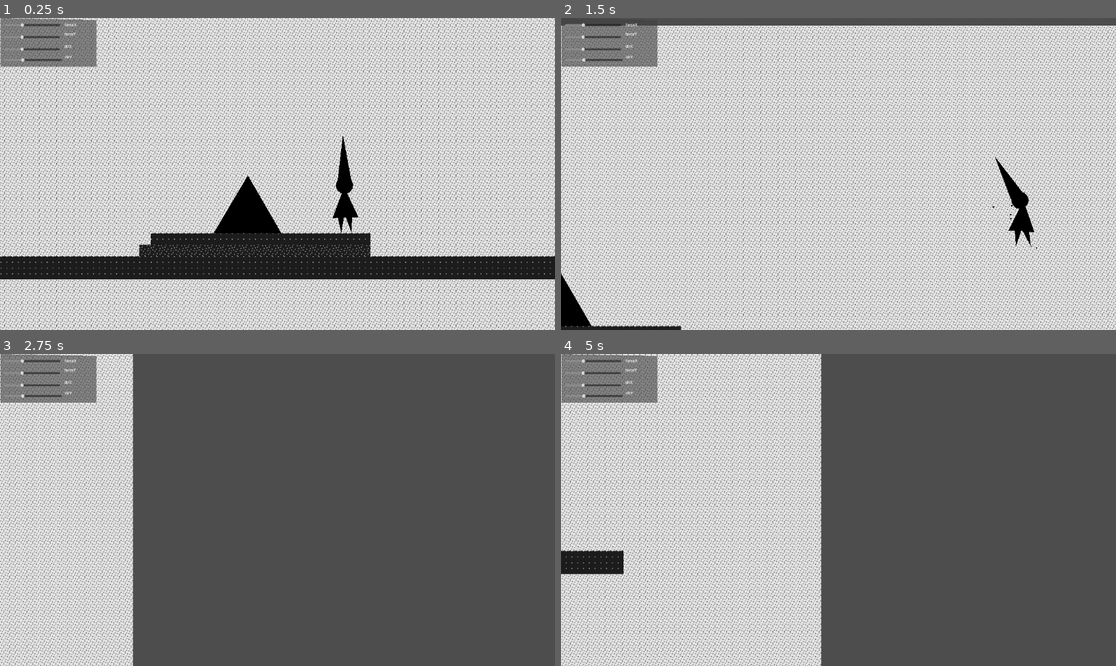
Above: before the commit, frames 1-4 (two rows, left to right).
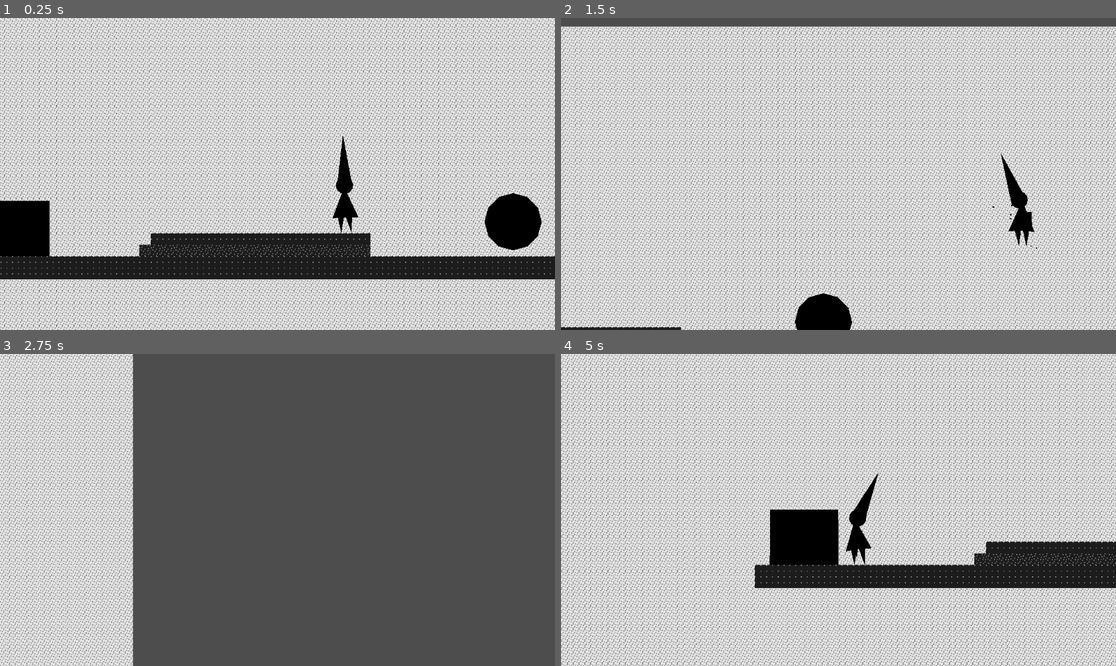
Above: after the commit, the same moments.

Repository: sciamop/circle-triangle-square
Game: Godot game, scene res://Scenes/game.tscn
The game is run twice, just before and just after one commit, with the same random seed, the same clock (stepped at 60 frames per second) and the same inputs.
Inputs:
- Up to frame 1 (0.25 s): no input
- Up to frame 2 (1.5 s): hold Right (move_right) 0.53-1.28 s; tap Ctrl (slash) at 0.6 s; tap Space (jump) at 0.77 s; hold Left (move_left) from 1.28 s (still down); tap Shift (dash) at 1.35 s
- Up to frame 3 (2.75 s): tap Space (jump) at 1.52 s; tap Ctrl (slash) at 1.55, 2.1 s; release Left (move_left) at 2.03 s; hold Right (move_right) from 2.03 s (still down)
- Up to frame 4 (5 s): tap Ctrl (slash) at 2.85, 3.8, 4.35 s; tap Space (jump) at 3.02, 3.77, 4.52 s; release Right (move_right) at 3.53 s; hold Left (move_left) from 3.53 s (still down); tap Shift (dash) at 3.6 s

The runs differ from the first frame. In frame 1, 6.8% of the frame differs, in the area x 0-98%, y 0-77%; in frame 2, 41%; in frame 3, 2.6%; in frame 4, 76%, in the area x 0-100%, y 0-100%.
Error after the commit: Invalid call. Nonexistent function 'pause_game' in base 'Node2D'. (res://Scripts/armHurtBox.gd:35)

Commit message:
more fixes for physics, added (bad) pause on hit, multiple placeholder enemies

Diff:
--- a/Scenes/enemy.tscn
+++ b/Scenes/enemy.tscn
@@ -1,31 +1,20 @@
-[gd_scene load_steps=3 format=3 uid="uid://ciw2l5tkuxw2a"]
+[gd_scene load_steps=2 format=3 uid="uid://ciw2l5tkuxw2a"]
 
 [ext_resource type="Script" uid="uid://cqmtny1pndhcu" path="res://Scripts/enemy.gd" id="1_hghv2"]
-
-[sub_resource type="ConvexPolygonShape2D" id="ConvexPolygonShape2D_ne65n"]
-points = PackedVector2Array(-47.5601, 14.8945, 43.3325, 14.8945, -2.11378, -21.1005)
 
 [node name="enemy" type="RigidBody2D"]
 collision_layer = 4
 collision_mask = 3
-mass = 0.93
-gravity_scale = 0.88
-center_of_mass_mode = 1
-center_of_mass = Vector2(0, -20.41)
 can_sleep = false
-lock_rotation = true
-continuous_cd = 1
 script = ExtResource("1_hghv2")
 
 [node name="Polygon2D" type="Polygon2D" parent="."]
 position = Vector2(1, -36)
 scale = Vector2(1.21055, 3.84702)
 color = Color(0, 0, 0, 1)
-polygon = PackedVector2Array(-39.6514, 18.9757, 38.8253, 18.9757, 0, -2.07953)
+polygon = PackedVector2Array(-39.6514, 18.9757, 38.8253, 18.9757, 38.8253, -1.55965, -38.8253, -1.55965)
 
-[node name="CollisionShape2D" type="CollisionShape2D" parent="."]
+[node name="CollisionShape2D" type="CollisionPolygon2D" parent="."]
 position = Vector2(3, 1)
 scale = Vector2(0.946172, 2.417)
-shape = SubResource("ConvexPolygonShape2D_ne65n")
-
-[connection signal="body_entered" from="." to="." method="_on_body_entered"]
+polygon = PackedVector2Array(-51.7876, -17.3769, -50.7307, 14.067, 46.5032, 14.067, 47.5601, -17.3769)
--- a/Scenes/enemy02.tscn
+++ b/Scenes/enemy02.tscn
@@ -1,9 +1,24 @@
-[gd_scene load_steps=2 format=3 uid="uid://bobxhelcghu6i"]
+[gd_scene load_steps=3 format=3 uid="uid://bobxhelcghu6i"]
 
-[sub_resource type="RectangleShape2D" id="RectangleShape2D_6yr2a"]
+[ext_resource type="Script" uid="uid://cqmtny1pndhcu" path="res://Scripts/enemy.gd" id="1_nd410"]
+[ext_resource type="Script" uid="uid://y63jp0cst87s" path="res://Scripts/polygon_2d.gd" id="1_yic74"]
 
-[node name="enemy" type="Area2D"]
+[node name="enemy" type="RigidBody2D"]
+collision_layer = 4
 collision_mask = 3
+can_sleep = false
+script = ExtResource("1_nd410")
 
-[node name="CollisionShape2D" type="CollisionShape2D" parent="."]
-shape = SubResource("RectangleShape2D_6yr2a")
+[node name="HeadPolygon" type="Polygon2D" parent="."]
+position = Vector2(2.28882e-05, 1)
+scale = Vector2(3.3, 3.3)
+color = Color(0, 0, 0, 1)
+polygon = PackedVector2Array(12, 0, 10.3923, 6, 6, 10.3923, 7.34764e-16, 12, -6, 10.3923, -10.3923, 6, -12, 1.46953e-15, -10.3923, -6, -6, -10.3923, -2.20429e-15, -12, 6, -10.3923, 10.3923, -6)
+script = ExtResource("1_yic74")
+radius = 12.0
+segments = 12
+
+[node name="HeadPolygon2" type="CollisionPolygon2D" parent="."]
+position = Vector2(2.28882e-05, 1)
+scale = Vector2(3.3, 3.3)
+polygon = PackedVector2Array(12, 0, 10.3923, 6, 6, 10.3923, 7.34764e-16, 12, -6, 10.3923, -10.3923, 6, -12, 1.46953e-15, -10.3923, -6, -6, -10.3923, -2.20429e-15, -12, 6, -10.3923, 10.3923, -6)
--- a/Scenes/game.tscn
+++ b/Scenes/game.tscn
@@ -1,10 +1,12 @@
-[gd_scene load_steps=9 format=4 uid="uid://1jgi6tcbrn7v"]
+[gd_scene load_steps=11 format=4 uid="uid://1jgi6tcbrn7v"]
 
 [ext_resource type="Texture2D" uid="uid://43q28fbloexy" path="res://Sprites/1x16_tiles-trimmed.png" id="1_8ruqu"]
+[ext_resource type="Script" uid="uid://l3cbc1e4asf3" path="res://Scripts/game_manager.gd" id="1_wowpa"]
 [ext_resource type="PackedScene" uid="uid://bmlknwmevbp4p" path="res://Scenes/player.tscn" id="2_a8p0r"]
 [ext_resource type="PackedScene" uid="uid://ciw2l5tkuxw2a" path="res://Scenes/enemy.tscn" id="3_wrm1d"]
 [ext_resource type="PackedScene" uid="uid://dl0ufnqft2gc1" path="res://Scenes/killzone.tscn" id="4_3dryh"]
-[ext_resource type="PackedScene" uid="uid://ch4o0guerbahn" path="res://Scenes/UI.tscn" id="5_wowpa"]
+[ext_resource type="PackedScene" uid="uid://bqns8dt1qoxtw" path="res://Scenes/enemy03.tscn" id="6_1l0tm"]
+[ext_resource type="PackedScene" uid="uid://bobxhelcghu6i" path="res://Scenes/enemy02.tscn" id="7_v158k"]
 
 [sub_resource type="TileSetAtlasSource" id="TileSetAtlasSource_na51i"]
 texture = ExtResource("1_8ruqu")
@@ -496,6 +498,7 @@
 [sub_resource type="WorldBoundaryShape2D" id="WorldBoundaryShape2D_wowpa"]
 
 [node name="Game" type="Node2D"]
+script = ExtResource("1_wowpa")
 
 [node name="mid" type="TileMapLayer" parent="."]
 z_index = 1
@@ -525,11 +528,6 @@
 limit_smoothed = true
 position_smoothing_enabled = true
 
-[node name="enemy" parent="." instance=ExtResource("3_wrm1d")]
-position = Vector2(62, -134)
-mass = 1.282
-gravity_scale = 0.856
-
 [node name="Killzone" parent="." instance=ExtResource("4_3dryh")]
 position = Vector2(84, 125)
 collision_mask = 3
@@ -538,7 +536,18 @@
 position = Vector2(-25, 0)
 shape = SubResource("WorldBoundaryShape2D_wowpa")
 
-[node name="UI" parent="." instance=ExtResource("5_wowpa")]
-scale = Vector2(0.745, 0.745)
-transform = Transform2D(0.745, 0, 0, 0.745, 0, 0)
-follow_viewport_scale = 210.486
+[node name="Timer" type="Timer" parent="."]
+wait_time = 0.025
+one_shot = true
+ignore_time_scale = true
+
+[node name="enemy" parent="." instance=ExtResource("3_wrm1d")]
+position = Vector2(-259, -82)
+
+[node name="enemy2" parent="." instance=ExtResource("6_1l0tm")]
+position = Vector2(-1, -167)
+
+[node name="enemy3" parent="." instance=ExtResource("7_v158k")]
+position = Vector2(430, -119)
+
+[connection signal="timeout" from="Timer" to="." method="_on_timer_timeout"]
--- a/Scenes/player.tscn
+++ b/Scenes/player.tscn
@@ -53,8 +53,6 @@
 modifications/2 = SubResource("SkeletonModification2DTwoBoneIK_mlksc")
 modifications/3 = SubResource("SkeletonModification2DTwoBoneIK_akpe4")
 modifications/4 = SubResource("SkeletonModification2DTwoBoneIK_cvnsp")
-
-[sub_resource type="PhysicsMaterial" id="PhysicsMaterial_vgqql"]
 
 [sub_resource type="RectangleShape2D" id="RectangleShape2D_5uiyf"]
 size = Vector2(38.1691, 15.6157)
@@ -516,7 +514,7 @@
 rotation = -1.40764
 scale = Vector2(0.999999, 0.999999)
 color = Color(0, 0, 0, 1)
-polygon = PackedVector2Array(12, 0, 10.3923, 6, 6, 10.3923, 7.34788e-16, 12, -6, 10.3923, -10.3923, 6, -12, 1.46958e-15, -10.3923, -6, -6, -10.3923, -2.20436e-15, -12, 6, -10.3923, 10.3923, -6)
+polygon = PackedVector2Array(12, 0, 10.3923, 6, 6, 10.3923, 7.34764e-16, 12, -6, 10.3923, -10.3923, 6, -12, 1.46953e-15, -10.3923, -6, -6, -10.3923, -2.20429e-15, -12, 6, -10.3923, 10.3923, -6)
 script = ExtResource("2_256ay")
 radius = 12.0
 segments = 12
@@ -536,7 +534,7 @@
 z_index = 1
 position = Vector2(11, 80)
 rotation = 1.54139
-scale = Vector2(0.999931, 0.999931)
+scale = Vector2(0.999973, 0.999973)
 color = Color(0, 0, 0, 1)
 texture_scale = Vector2(61.65, 61.65)
 skeleton = NodePath("../Leg01Polygon")
@@ -545,10 +543,10 @@
 
 [node name="ArmPolygon" type="Polygon2D" parent="."]
 z_index = 1
-position = Vector2(7.42814, 50.0186)
-rotation = -2.52531
+position = Vector2(7.43216, 50.0071)
+rotation = -2.52939
 scale = Vector2(0.999732, 0.999724)
-skew = -0.0029608
+skew = -0.00296068
 color = Color(0, 0, 0, 1)
 texture_scale = Vector2(61.65, 61.65)
 skeleton = NodePath("../Leg01Polygon")
@@ -661,13 +659,9 @@
 scale = Vector2(1.00156, 0.999186)
 collision_layer = 0
 collision_mask = 14
-physics_material_override = SubResource("PhysicsMaterial_vgqql")
 can_sleep = false
-lock_rotation = true
-freeze_mode = 1
-custom_integrator = true
 max_contacts_reported = 4
-linear_velocity = Vector2(0.98, 0)
+constant_force = Vector2(51.465, 0)
 script = ExtResource("3_sgjrr")
 
 [node name="ArmHurtBox" type="CollisionShape2D" parent="Skeleton2D/HipBone/BodyBone/HeadBone/upperArmBone/lowerArmBone/ArmHurtBoxWrapper"]
--- a/Scripts/armHurtBox.gd
+++ b/Scripts/armHurtBox.gd
@@ -4,7 +4,10 @@
 var forceY: int = 1000
 var dirX: int = 1000
 var dirY: int = 1000
+@export var attack_cooldown: float = 0.5
 
+var damage: int = 10
+@onready var game_manager: Node2D = $"/root/Game"
 @onready var player: CharacterBody2D = $"../../../../../../.."
 
 # Called when the node enters the scene tree for the first time.
@@ -19,37 +22,17 @@
 	pass
 
 func _physics_process(delta: float) -> void:
-	var velocity = Vector2()
+	var velocity = Vector2(200,200)
 	var collision = move_and_collide(velocity * delta)
 
 	if collision && collision.get_collider() is RigidBody2D:
 		var colObj:RigidBody2D = collision.get_collider()
-		#print(collision.get_collider().name)
 
-		# added is slashing so kill is only possible on strike
 		if (colObj.name.contains("enemy") && player.is_slashing):
-			var enemyCollider:CollisionShape2D = colObj.get_child(1)
-			var enemyPos:Vector2 = colObj.global_position
 
-			forceY = 50 + randi() % 20
-			forceX = 128 + randi() % 20
-			dirX = 80 + randi() % 20
-			dirY = 77 + randi() % 20
-			var force = Vector2(forceX,forceY) * player.last_direction
-			var direction = Vector2(dirX,dirY) * player.last_direction
+			#colObj.move_local_x(1000 * delta)
+			colObj.apply_central_impulse(Vector2(100,0) * player.last_direction)
+			game_manager.pause_game()
+			colObj.take_damage(damage)
 
-
-			#colObj.set_deferred("freeze",false)
-
-			#colObj.apply_impulse(direction, random_force)
-			#colObj.queue_free()  # Remove the character
-			#colObj.linear_velocity = direction.normalized() * force
-			#var random_force = Vector2(-30,-50)
-
-			colObj.apply_impulse(force, direction)
-			#if enemyPos == colObj.global_position:
-				#print("didn't move")
-	#set_deferred("position", Vector2(-10,-20))
 	position = Vector2(-10,-20)
-
-	#colObj.queue_free()  # Remove the character
--- a/Scripts/enemy.gd
+++ b/Scripts/enemy.gd
@@ -4,8 +4,28 @@
 var c_layer
 var m_layer
 var parent
+
 @onready var _gravity_scale:float = 1.0
 @onready var _mass:float = 1.0
+
+@export var health: int = 100
+@export var move_speed: int = 80
+@export var max_speed: int = 150
+
+
+# Hit management
+@export var invulnerability_time: float = 0.5  # Seconds of invulnerability after being hit
+var is_invulnerable: bool = false
+var invulnerability_timer: float = 0.0
+var last_hit_time: int = 0  # To track time between hits using OS.get_ticks_msec()
+
+# Movement State
+enum State {IDLE, CHASING, KNOCKED}
+var current_state: State = State.IDLE
+var knockback_timer: float = 0.0
+var knockback_recovery_time: float = 0.23
+@onready var game_manager: Node2D = $"/root/Game"
+
 
 
 func _ready() -> void:
@@ -15,24 +35,69 @@
 	c_layer = collision_layer
 	m_layer = collision_mask
 	parent = get_parent()
-	print("collide: " + str(c_layer))
-	print("mask: " + str(m_layer))
 
 func _process(delta: float) -> void:
 	#print(position.y)
+	# Handle invulnerability timer
+	if is_invulnerable:
+		invulnerability_timer -= delta
+		if invulnerability_timer <= 0:
+			is_invulnerable = false
+			# Reset visual effects that indicate invulnerability
+			modulate.a = 1.0
+
+
+
 	if (position.y < -1000 || position.y > 1000):
 		queue_free()
 		respawn_object()
 
 
+func take_damage(damage:int):
+
+	if is_invulnerable:
+		return
+
+	# Detect and handle potential rapid-fire hits
+	var current_time = Time.get_ticks_msec()
+	if current_time - last_hit_time < 50:  # Less than 50ms between hits is suspicious
+		print("Hit rejected: too close to previous hit")
+		return
+	last_hit_time = current_time
+	game_manager.pause_game()
+
+	# Make invulnerable for a short period
+	is_invulnerable = true
+	invulnerability_timer = invulnerability_time
+
+	health = health - damage
+	print("Enemy health = " + str(health))
+
+	if health <=0:
+		die()
+
+
 func respawn_object():
-	var new_object:RigidBody2D = preload("res://Scenes/enemy.tscn").instantiate()
+	var enemies = ["enemy","enemy02","enemy03"]
+	var enemyStr:String = enemies[randi() % 2]
+
+
+	var new_object:RigidBody2D
+
+	if (enemyStr == "enemy"):	if (enemyStr == "enemy"):
+		new_object = load("res://Scenes/enemy.tscn").instantiate()
+	if (enemyStr == "enemy02"):
+		new_object = load("res://Scenes/enemy02.tscn").instantiate()
+	if (enemyStr == "enemy03"):
+		new_object = load("res://Scenes/enemy03.tscn").instantiate()
+
+
 	var r:int = randi()
 
 	get_parent().add_child(new_object, true)
 	new_object.name = "enemy" + str(r)
-
-	new_object.global_position = Vector2(spawn_position.x, spawn_position.y - 100)
+	var xRand:int = randi() % 200 - 200
+	new_object.global_position = Vector2(spawn_position.x + xRand, spawn_position.y - 200)
 	new_object.collision_layer = c_layer
 	new_object.collision_mask = m_layer
 	#new_object.set_deferred("mass", _gravity_scale)
@@ -41,3 +106,7 @@
 	set_process(true)
 	set_physics_process(true)
 	reset_physics_interpolation()
+
+func die():
+	queue_free()
+	respawn_object()
--- a/Scripts/player.gd
+++ b/Scripts/player.gd
@@ -107,7 +107,7 @@
 		$Skeleton2D.scale.x = 1
 	if last_direction > 0:
 		$Skeleton2D.scale.x = -1
-
+	await get_tree().create_timer(0.1).timeout
 	player_anim_player.play("slashLeft")
 
 	await get_tree().create_timer(slash_cooldown).timeout
Not shown: 1 places in Scenes/player.tscn that only renumber resources
Not shown, changed: export_presets.cfg
